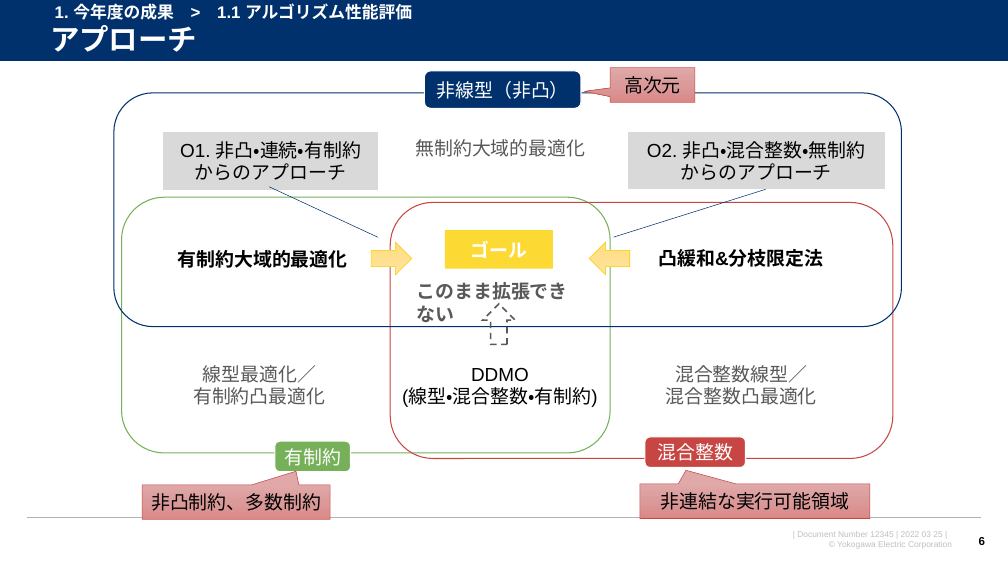
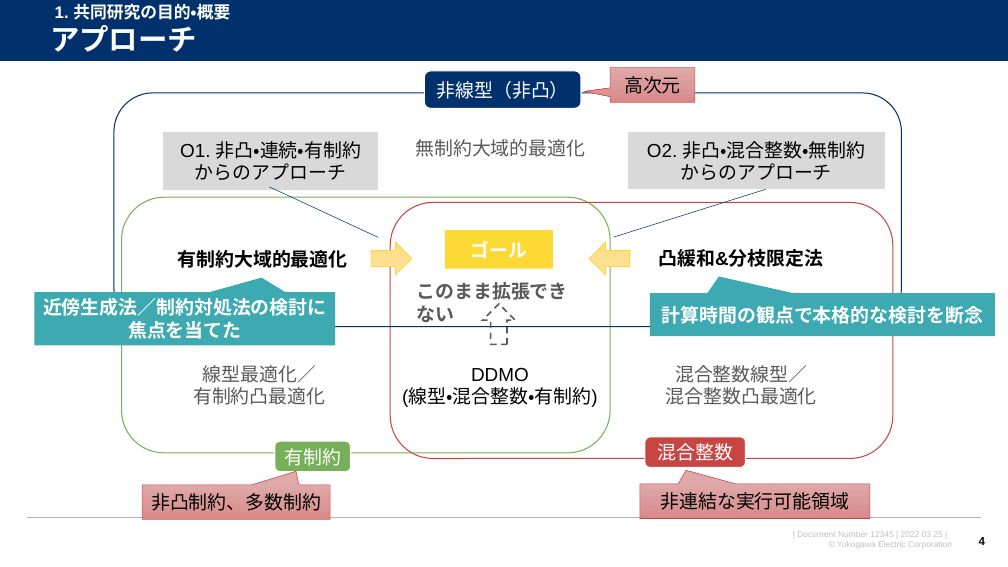
Before and after one commit to watarukumagai-git/opt, a slide deck: slide 4 of joint_res/2210XX_東京都立大安田先生_共同研究打合せ資料_rev.0.pptx (slide 6 before the commit). Drawn at 1008x567 pixels with LibreOffice and Linux fonts; fonts in the diff are those of the drawing; background and template pictures are left out. Boxes give left, top, right and bottom in pixels: in the first picture for what was removed or moved away, otherwise in the second. Text is boxed around its words. In the diff, an @@ line names an element or a change of style, - is before the commit and + after.

```diff
--- a/joint_res/2210XX_東京都立大安田先生_共同研究打合せ資料_rev.0.pptx
+++ b/joint_res/2210XX_東京都立大安田先生_共同研究打合せ資料_rev.0.pptx
@@ text at box(55, 3, 230, 20): text changed @@
-1. 今年度の成果 > 1.1 アルゴリズム性能評価
+1. 共同研究の目的・概要
@@ speech box added at box(35, 292, 336, 346), fill #3DAAB1, 18 pt, text #FFFFFF, bold @@
+近傍生成法／制約対処法の検討に焦点を当てた
@@ speech box added at box(650, 293, 996, 337), fill #3DAAB1, 18 pt, text #FFFFFF, bold @@
+計算時間の観点で本格的な検討を断念
@@ page number at box(979, 537, 985, 545): text changed @@
-6
+4
```
Also in this commit, not shown: 6 other slides changed, 1 slide added, 1 slide removed.
